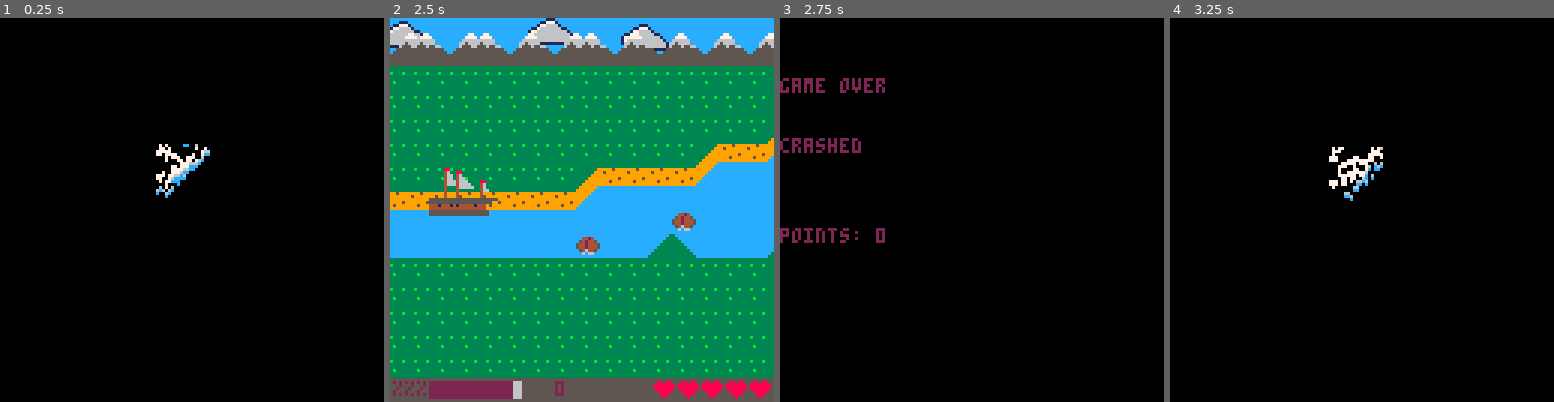
Above: before the commit, frames 1-4 (left to right).
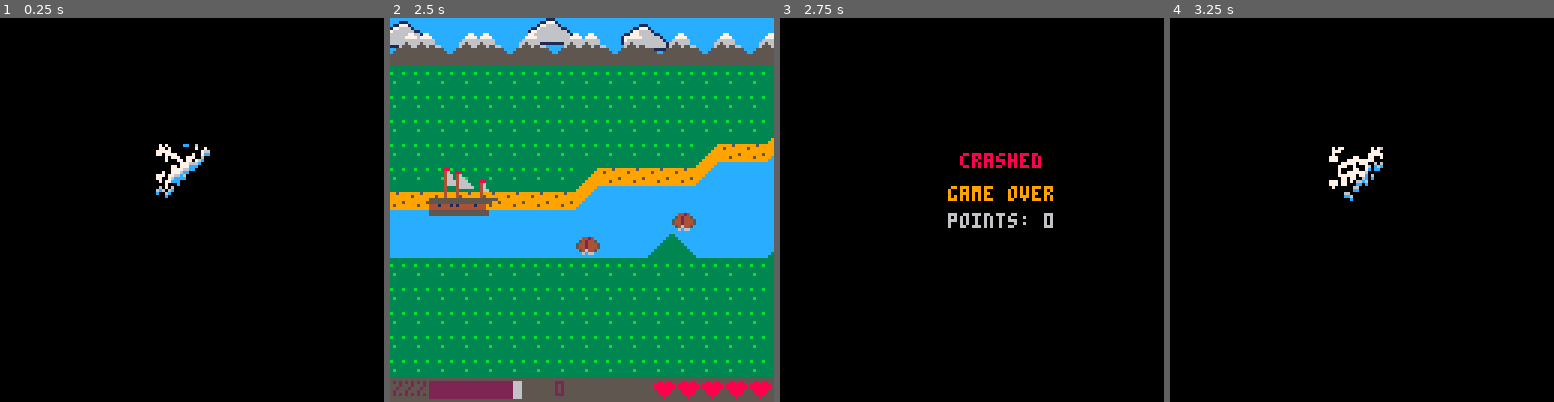
Above: after the commit, the same moments.

Repository: znfgnu/grawitacja-game-jam
Game: PICO-8 cartridge game.p8
Same seed, same stepped clock (60 frames per second), same inputs: the game is played once before the commit and once after it.
Inputs:
- Up to frame 1 (0.25 s): no input
- Up to frame 2 (2.5 s): tap X (X key) at 0.33, 1.07, 1.85 s; tap O (Z key) at 0.7, 1.7, 2.1 s; hold Up 2.15-2.42 s
- Up to frame 3 (2.75 s): tap O (Z key) at 2.5 s
- Up to frame 4 (3.25 s): tap O (Z key) at 2.9 s; tap X (X key) at 2.97 s

Frames 1-2 are identical in both runs. In frame 3, 2.7% of the frame differs, in the area x 0-72%, y 15-59%; in frame 4, nothing differs.

Commit message:
game over color

Diff:
--- a/game.p8
+++ b/game.p8
@@ -739,9 +739,9 @@
 end
 
 function game_over_draw()
-  print("game over", 0, 20)
-  print(game_over_reason, 0, 40)
-  print("points: "..ship.points, 0, 70)
+  print("game over",56,56, 25)
+  print(game_over_reason,60,45,40)
+  print("points: "..ship.points,56,65, 70)
 end
 -->8
 //music
